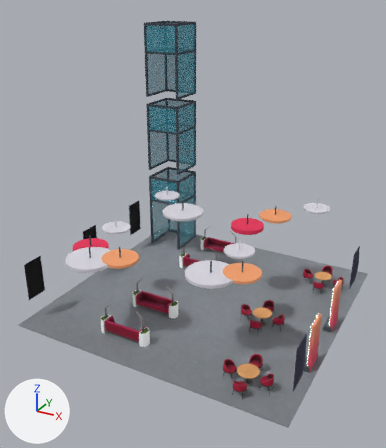
The glTF model CommunityVenue/models/Building/TeachingCommunityInteriorTeachingRoomLobby.glb: old version first, new version second.
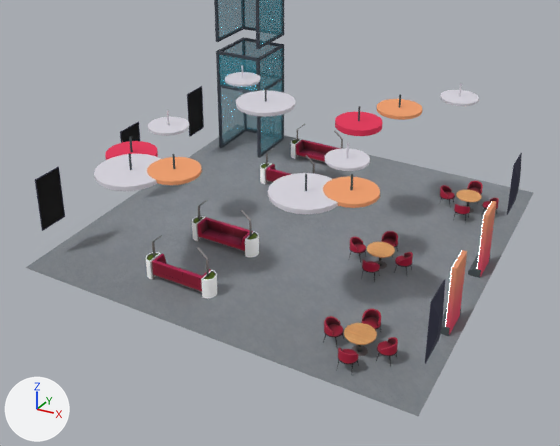
The first picture shows the older version from a 50 mm lens placed at (50.9, -18.5, 20.8), pointed at (35.1, 10.1, 6.4). The close-ups show both versions on the part from 0% to 100% of the width and 32% to 100% of the height of that picture; other places that the commit changed are outside them. The lights are fixed; the arrows at lower left show +X, +Y and +Z. Objects named as collision shapes, trigger or cutter boxes, shadow casters or lower levels of detail are left out. Where no turn or scale is listed for an object, it has been applied to the vertices.

Before the edit, the objects in view are built like this:
```python
me_mesh_110 = bpy.data.meshes.new('Mesh.110')
me_mesh_110.from_pydata(...)  # 264 vertices, 576 faces; spans x 26.8..29.7, y 17.5..20.6, z 0.0..18.4
me_mesh_110.materials.append(mat_tcv_colour_mat)
me_mesh_520 = bpy.data.meshes.new('Mesh.520')
me_mesh_520.from_pydata(...)  # 44 vertices, 76 faces; spans x 44.06..44.63, y 7.09..8.7, z 0.01..3.22
# faces by material slot: [50, 26]
me_mesh_520.materials.append(mat_tcv_colour_mat)
me_mesh_520.materials.append(mat_tcv_neon_mat)
me_mesh_521 = bpy.data.meshes.new('Mesh.521')
me_mesh_521.from_pydata(...)  # 44 vertices, 76 faces; spans x 44.06..44.63, y 11.71..13.32, z 0.01..3.22
# faces by material slot: [50, 26]
me_mesh_521.materials.append(mat_tcv_colour_mat)
me_mesh_521.materials.append(mat_tcv_neon_mat)
ob_tcv_liftframes = bpy.data.objects.new('TCV_LiftFrames', me_mesh_110)
ob_tcv_liftframes.location = (0.0, 0.0, 0.0)
ob_tcv_teachingroomlobbyonscreen4 = bpy.data.objects.new('TCV_TeachingRoomLobbyOnScreen4', me_mesh_521)
ob_tcv_teachingroomlobbyonscreen4.location = (0.0, 0.0, 0.0)
ob_tcv_teachingroomlobbywhatsonscreen5 = bpy.data.objects.new('TCV_TeachingRoomLobbyWhatsOnScreen5', me_mesh_520)
ob_tcv_teachingroomlobbywhatsonscreen5.location = (0.0, 0.0, 0.0)
# also in view: 'TCV_LiftGlass' at (28.2, 19.1, 9.2); 'TCV_TeachingRoomLobbyChairTable6' at (40.2, 10.5, 0.5); 'TCV_TeachingRoomLobbyChairTable5' at (42.4, 17.5, 0.5); 'TCV_TeachingRoomLobbyChairTable4' at (41.8, 4.6, 0.5); 'TCV_TeachingRoomLobbyScreen4' at (26.0, 16.2, 2.8)
```
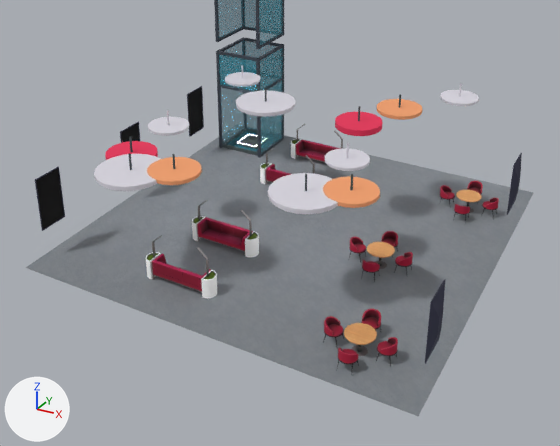
Boxes [x1, y1, x2, y2] around the edits, measured in the close-ups (560 x 446 px):
'TCV_TeachingRoomLobbyWhatsOnScreen5', deleted: before [440, 250, 467, 336]
    faces in mat_tcv_colour_mat: [440, 250, 467, 336]
'TCV_TeachingRoomLobbyOnScreen4', deleted: before [468, 201, 496, 278]
    faces in mat_tcv_colour_mat: [468, 201, 496, 278]
'TCV_Lift', added: after [223, 128, 258, 156]
    faces in mat_tcv_colour_mat: [223, 128, 258, 156]
    faces in mat_liveteach_glass (cyan #3694a7): [227, 130, 257, 152]

Diff of the bpy script that builds the scene:
```diff
--- a/CommunityVenue/models/Building/TeachingCommunityInteriorTeachingRoomLobby.glb.py
+++ b/CommunityVenue/models/Building/TeachingCommunityInteriorTeachingRoomLobby.glb.py
@@ me_mesh_099 @@
+me_mesh_099.from_pydata(...)  # 40 vertices, 72 faces; spans x 26.95..29.52, y 17.68..20.43, z 0.0..0.2
+# faces by material slot: [12, 52, 8]
+me_mesh_099.materials.append(mat_liveteach_glass)  # cyan #3694a7
+me_mesh_099.materials.append(mat_tcv_colour_mat)
+me_mesh_099.materials.append(mat_tcv_neon_mat)
@@ ob_tcv_teachingroomlobbywhatsonscreen5 @@
-ob_tcv_teachingroomlobbywhatsonscreen5 = bpy.data.objects.new('TCV_TeachingRoomLobbyWhatsOnScreen5', me_mesh_520)
-ob_tcv_teachingroomlobbywhatsonscreen5.location = (0.0, 0.0, 0.0)
@@ ob_tcv_teachingroomlobbyonscreen4 @@
-ob_tcv_teachingroomlobbyonscreen4 = bpy.data.objects.new('TCV_TeachingRoomLobbyOnScreen4', me_mesh_521)
-ob_tcv_teachingroomlobbyonscreen4.location = (0.0, 0.0, 0.0)
@@ ob_tcv_lift @@
+ob_tcv_lift = bpy.data.objects.new('TCV_Lift', me_mesh_099)
+ob_tcv_lift.location = (0.0, 0.0, 0.0)
```
